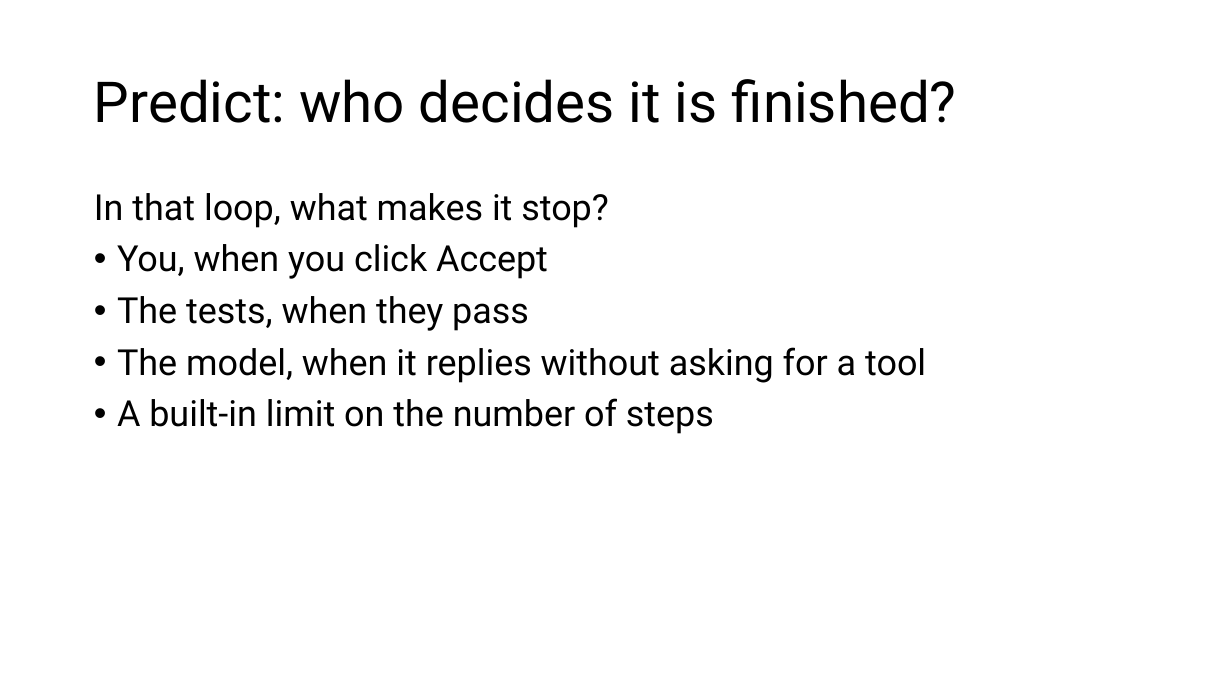
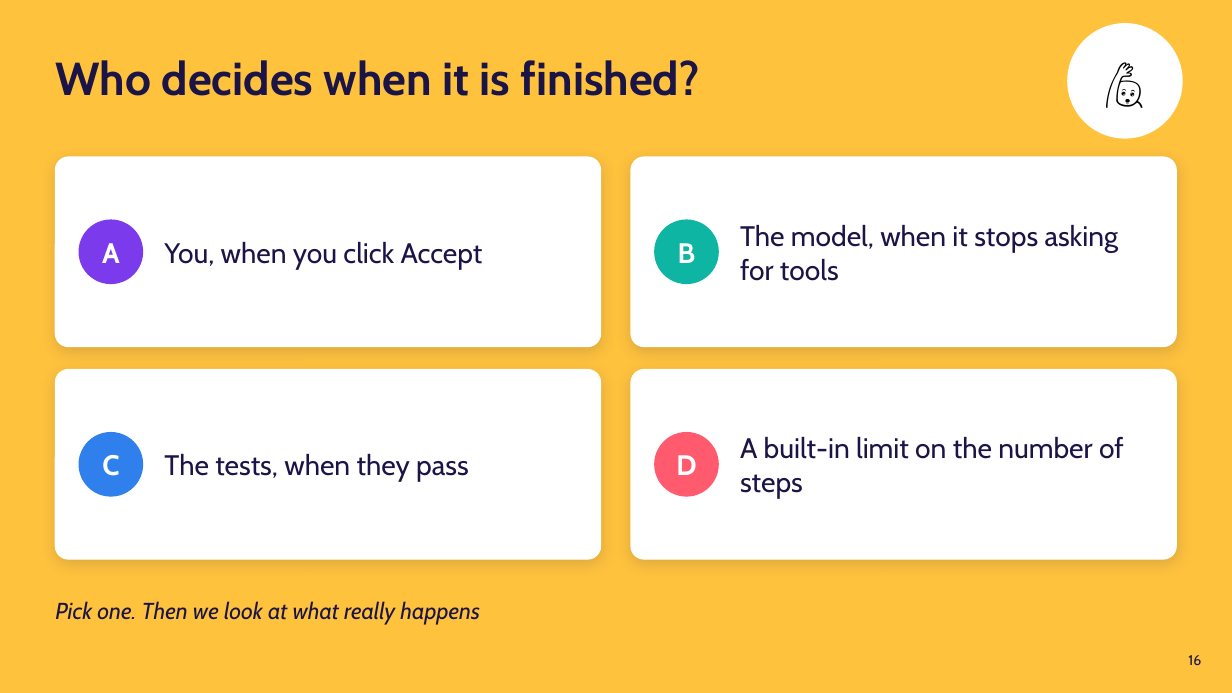
Before and after one commit to danielcregg/ai-assisted-programming, a slide deck: slide 16 of lectures-and-labs/week06/agents-lecture.pptx (slide 21 before the commit). Drawn at 1232x693 pixels with LibreOffice and Linux fonts; fonts in the diff are those of the drawing. Boxes give left, top, right and bottom in pixels: in the first picture for what was removed or moved away, otherwise in the second. Text is boxed around its words. In the diff, an @@ line names an element or a change of style, - is before the commit and + after.

```diff
--- a/lectures-and-labs/week06/agents-lecture.pptx
+++ b/lectures-and-labs/week06/agents-lecture.pptx
@@ background #FFFFFF to #FFC23D @@
@@ ellipse added at (1067,23,1183,139), fill #FFFFFF, 40 pt, text #000000 @@
+🙋
@@ title at (55,60,700,96): text changed; size 44 to 36 pt; font Roboto to Cabin; text colour #000000 to #1B1446; bold on @@
-Predict: who decides it is finished?
+Who decides when it is finished?
@@ rounded rectangle added at (55,157,601,347), fill #FFFFFF, outline #FFFFFF 1 pt, 22 pt, text #1B1446 @@
+You, when you click Accept
@@ rounded rectangle added at (631,157,1177,347), fill #FFFFFF, outline #FFFFFF 1 pt, 22 pt, text #1B1446 @@
+The model, when it stops asking for tools
@@ text removed at (94,193,926,434) @@
-In that loop, what makes it stop?
-• You, when you click Accept
-• The tests, when they pass
-• The model, when it replies without asking for a tool
-• A built-in limit on the number of steps
@@ ellipse added at (79,220,143,285), fill #7C3AED, 22 pt, text #FFFFFF, bold @@
+A
@@ ellipse added at (654,220,719,285), fill #0FB5A3, 22 pt, text #FFFFFF, bold @@
+B
@@ rounded rectangle added at (55,370,601,559), fill #FFFFFF, outline #FFFFFF 1 pt, 22 pt, text #1B1446 @@
+The tests, when they pass
@@ rounded rectangle added at (631,370,1177,559), fill #FFFFFF, outline #FFFFFF 1 pt, 22 pt, text #1B1446 @@
+A built-in limit on the number of steps
@@ ellipse added at (79,432,143,496), fill #2F80ED, 22 pt, text #FFFFFF, bold @@
+C
@@ ellipse added at (654,432,719,496), fill #FF5A6E, 22 pt, text #FFFFFF, bold @@
+D
@@ text added at (55,601,480,625), 18 pt, text #1B1446, italic @@
+Pick one. Then we look at what really happens
@@ page number added at (1188,655,1201,665), 11 pt, text #1B1446 @@
+16
```
Also in this commit, not shown: 28 other slides changed, 10 slides added, 34 slides removed, 1 other file.
